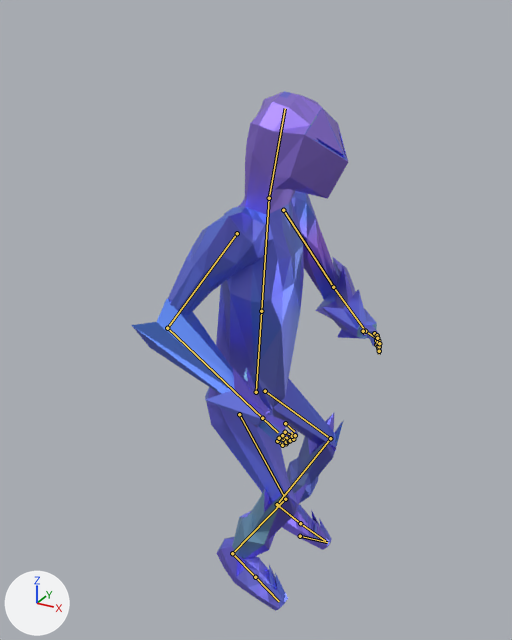
An edit to the Blender file Assets/Models/knight.blend, drawn before and after from the same camera.
Rendered twice from a camera (50 mm lens) standing at (9.32, -17.0, 16.35) and looking at (0.16, -0.34, 8.02). Arrows for +X, +Y and +Z are at lower left; the lights stay in place. Both versions are drawn at frame 225 of the action 'Vibe'; the numbers are the values there. The bones that bend it are drawn over the model as lines.

Objects in the first picture: 'body'.
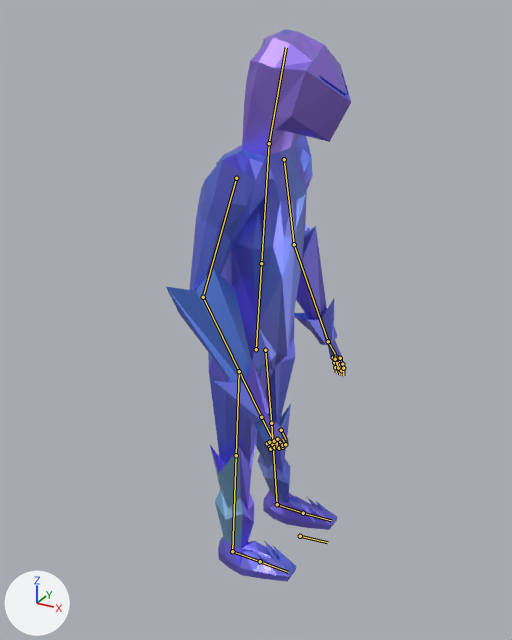
What differs and where, as boxes (x1, y1, x2, y2) in the pictures (512 x 640 px):
'body', posed (26% narrower, 6% taller)
    before: (132, 91, 381, 611)
    after: (166, 29, 351, 582)
bone 'belly', root to tip
    before: (256, 392) to (261, 311)
    after: (256, 349) to (261, 263)

The change in detail:
Bone 'handS_L' (bone_hands_l) moves from (-7.57, -1.86, -2.11) to (-4.55, 0.47, -4.22).
Bone 'elbowS_L' (bone_elbows_l) moves from (4.84, 0.29, 0.38) to (2.79, 0.29, -1.6).
Bone 'belly' (bone_belly) moves from (0.02, -1.58, 0.08) to (0.02, -0.12, 0.08).
